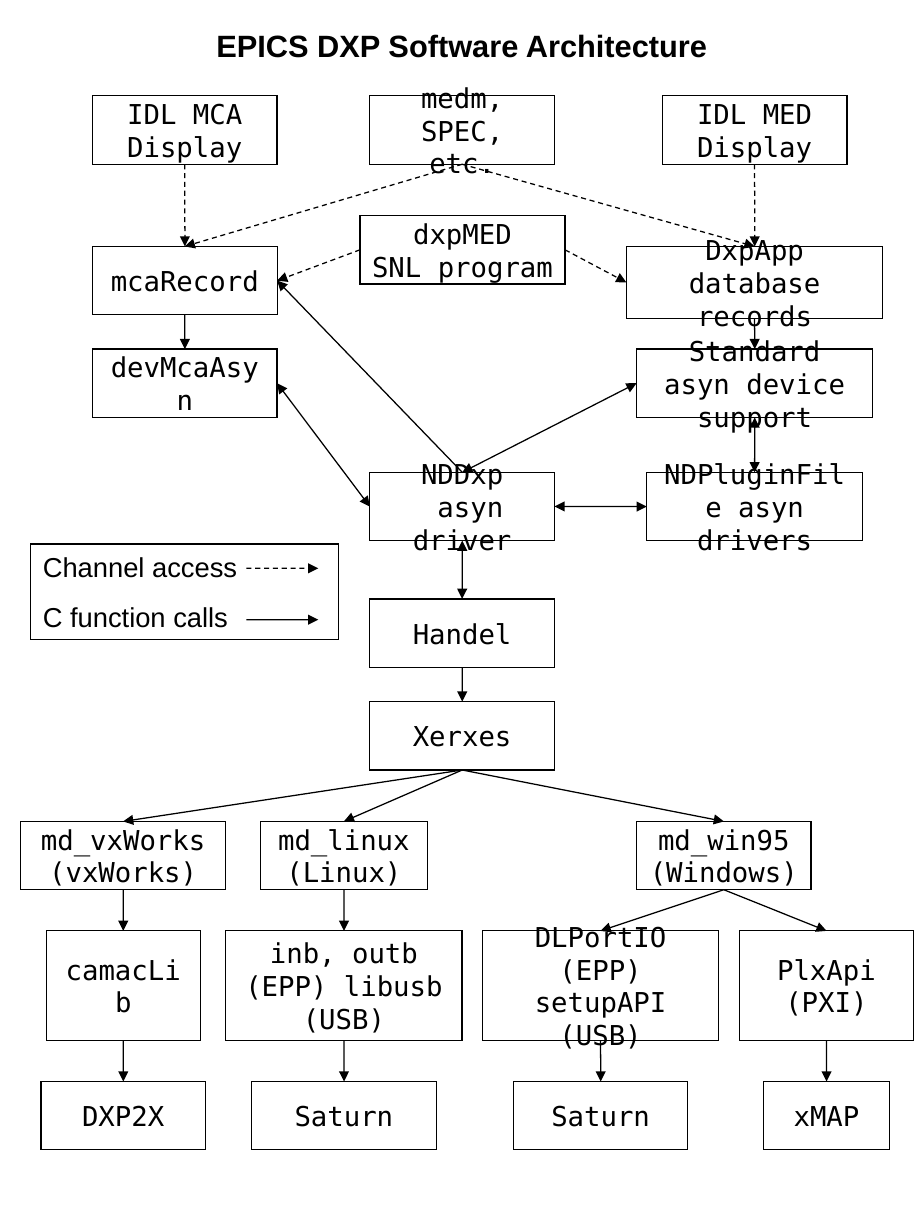
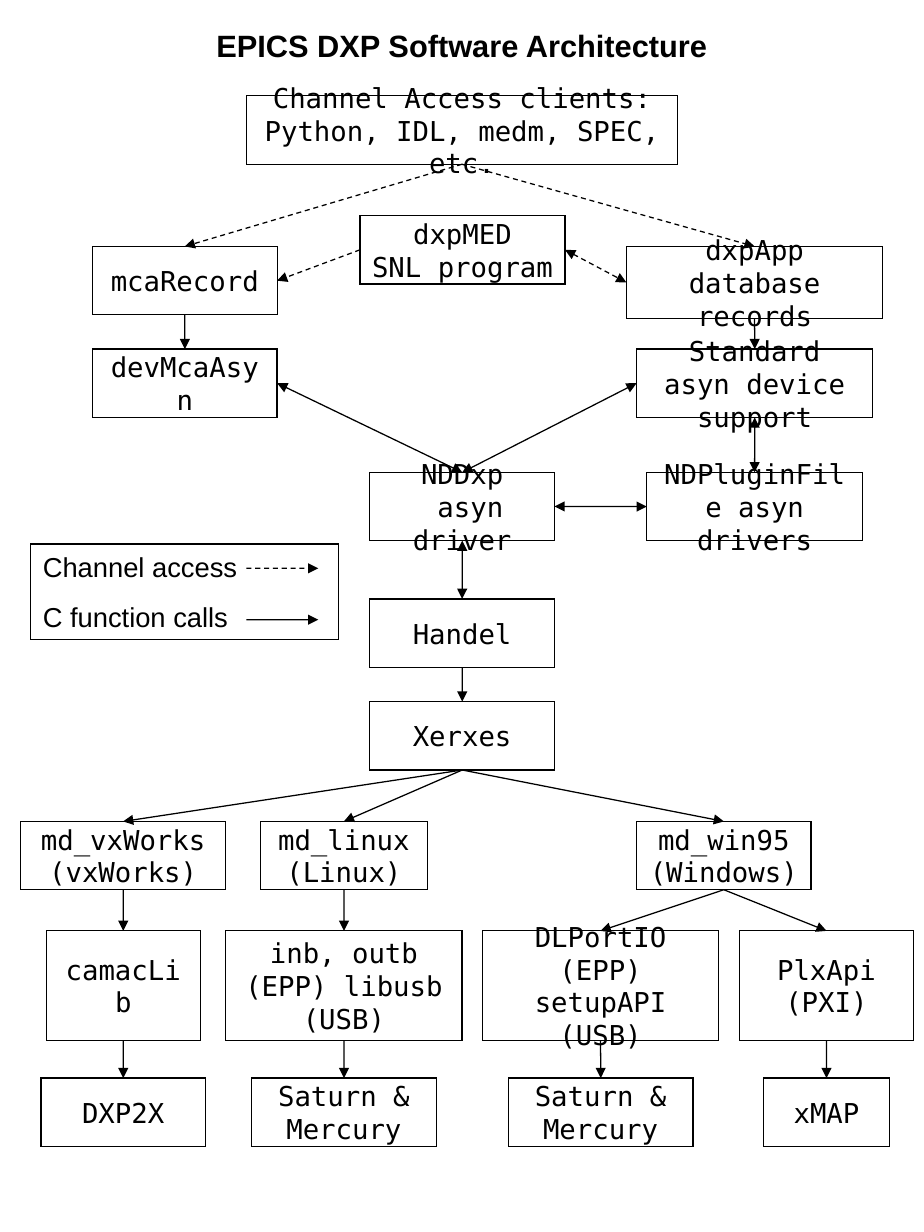
Before and after one commit to epics-modules/dxp, a slide deck: slide 1 of documentation/dxpFlowchart.ppt. Drawn at 924x1232 pixels with LibreOffice and Linux fonts; fonts in the diff are those of the drawing. Boxes give left, top, right and bottom in pixels: in the first picture for what was removed or moved away, otherwise in the second. Text is boxed around its words. In the diff, an @@ line names an element or a change of style, - is before the commit and + after.

```diff
--- a/documentation/dxpFlowchart.ppt
+++ b/documentation/dxpFlowchart.ppt
@@ rectangle "Channel Access clients: Python, IDL, ...": place and size @@
-rectangle "Channel Access clients: Python, IDL, ..." at [370, 96, 554, 165]
+rectangle "Channel Access clients: Python, IDL, ..." at [246, 96, 678, 165]
@@ text in rectangle at [265, 87, 659, 174]: text changed @@
-medm, SPEC, etc.
+Channel Access clients: Python, IDL, medm, SPEC, etc.
@@ rectangle removed at [92, 96, 277, 165] @@
-IDL MCA Display
@@ rectangle removed at [663, 96, 848, 165] @@
-IDL MED Display
@@ arrow removed from (185, 164) to (185, 246) @@
@@ arrow removed from (754, 164) to (755, 246) @@
@@ text in rectangle at [689, 238, 820, 332]: text changed @@
-DxpApp database records
+dxpApp database records
@@ arrow (565, 250) - (626, 282): arrow to double arrow @@
@@ arrow moved from (462, 472) - (277, 281) to (277, 383) - (462, 472) @@
@@ arrow (277, 383) - (462, 472): arrow to double arrow @@
@@ double arrow removed from (277, 383) to (370, 506) @@
@@ arrow moved from (123, 1040) - (123, 1082) to (123, 1040) - (123, 1078) @@
@@ arrow moved from (344, 1040) - (344, 1082) to (344, 1040) - (344, 1078) @@
@@ arrow moved from (600, 1040) - (601, 1082) to (600, 1040) - (601, 1078) @@
@@ arrow moved from (827, 1040) - (827, 1082) to (827, 1040) - (827, 1078) @@
@@ 3 rectangles: place and size @@
-3 rectangles at [41, 1082, 890, 1151]
+3 rectangles at [41, 1078, 890, 1147]
@@ rectangle "Saturn & Mercury": place and size @@
-rectangle "Saturn & Mercury" at [514, 1082, 689, 1151]
+rectangle "Saturn & Mercury" at [509, 1078, 694, 1147]
@@ text in rectangle at [278, 1085, 401, 1145]: text changed @@
-Saturn
+Saturn & Mercury
@@ text in rectangle at [535, 1085, 658, 1145]: text changed @@
-Saturn
+Saturn & Mercury
```
Also in this commit, not shown: 1 other file.
